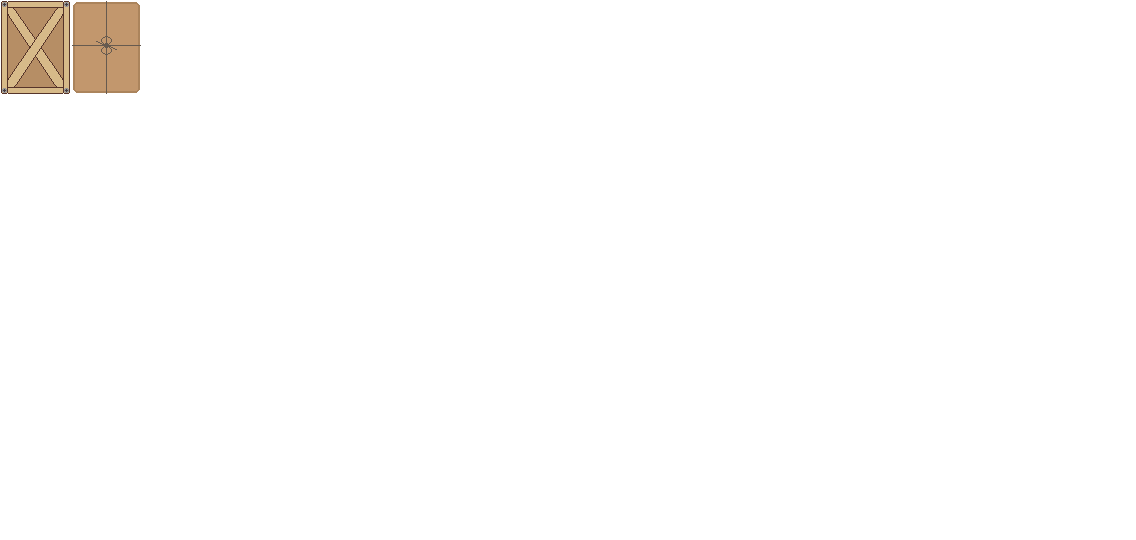
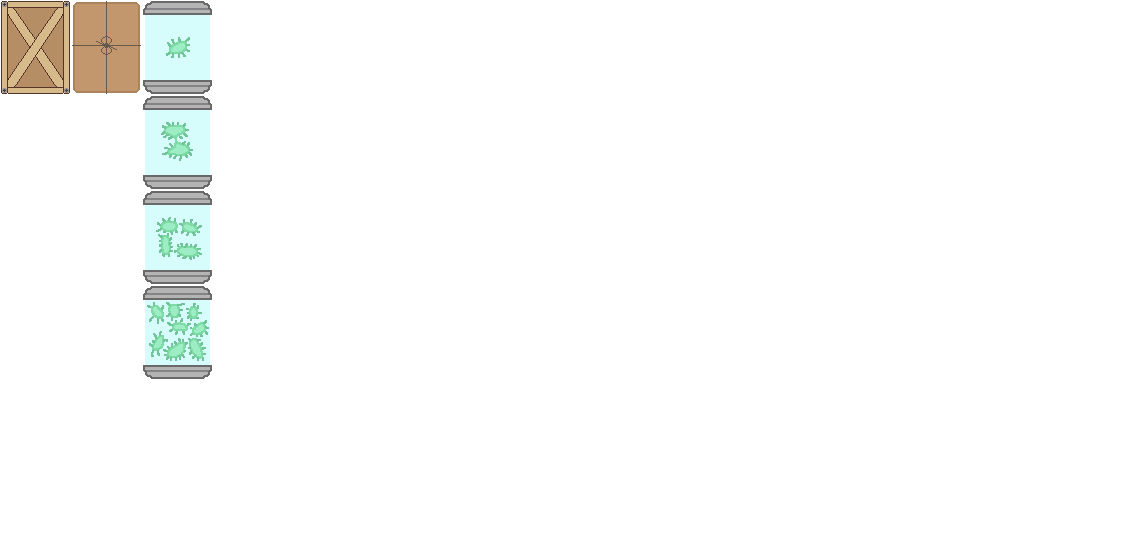
Layer changes from the first 1136 × 540 image to the second:
added group "evolve4" with 3 layers above "evolve3" over [143, 286, 212, 379]
added layer "Layer 17" (50%) in group "evolve4" over [145, 300, 210, 365]
added layer "Layer 16" in group "evolve4" over [147, 302, 209, 361]
added layer "Layer 15" in group "evolve4" over [143, 286, 212, 379]
added group "evolve3" with 3 layers above "evolve2" over [143, 191, 212, 284]
added layer "Layer 14" (50%) in group "evolve3" over [145, 205, 210, 270]
added layer "Layer 13" in group "evolve3" over [156, 217, 202, 260]
added layer "Layer 12" in group "evolve3" over [143, 191, 212, 284]
added group "evolve2" with 3 layers above "evolve1" over [143, 96, 212, 189]
added layer "Layer 11" (50%) in group "evolve2" over [145, 110, 210, 175]
added layer "Layer 10" in group "evolve2" over [161, 122, 193, 161]
added layer "Layer 9" in group "evolve2" over [143, 96, 212, 189]
added group "evolve1" with 3 layers above "Layer 4" over [143, 1, 212, 94]
added layer "Layer 6" (50%) in group "evolve1" over [145, 15, 210, 80]
added layer "Layer 8" in group "evolve1" over [166, 37, 190, 58]
added layer "Layer 5" in group "evolve1" over [143, 1, 212, 94]
